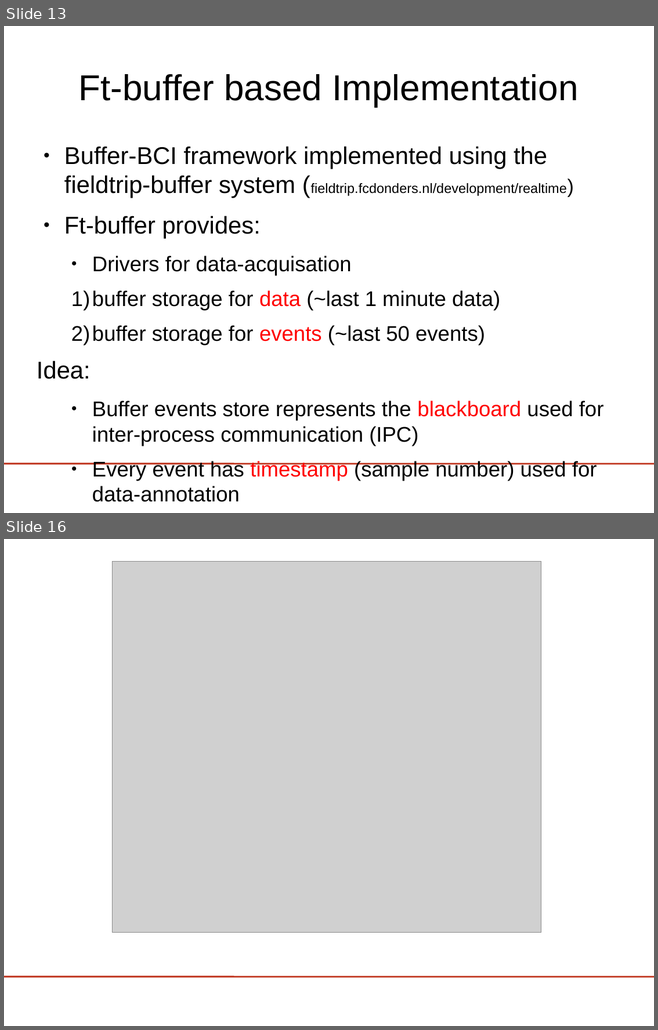
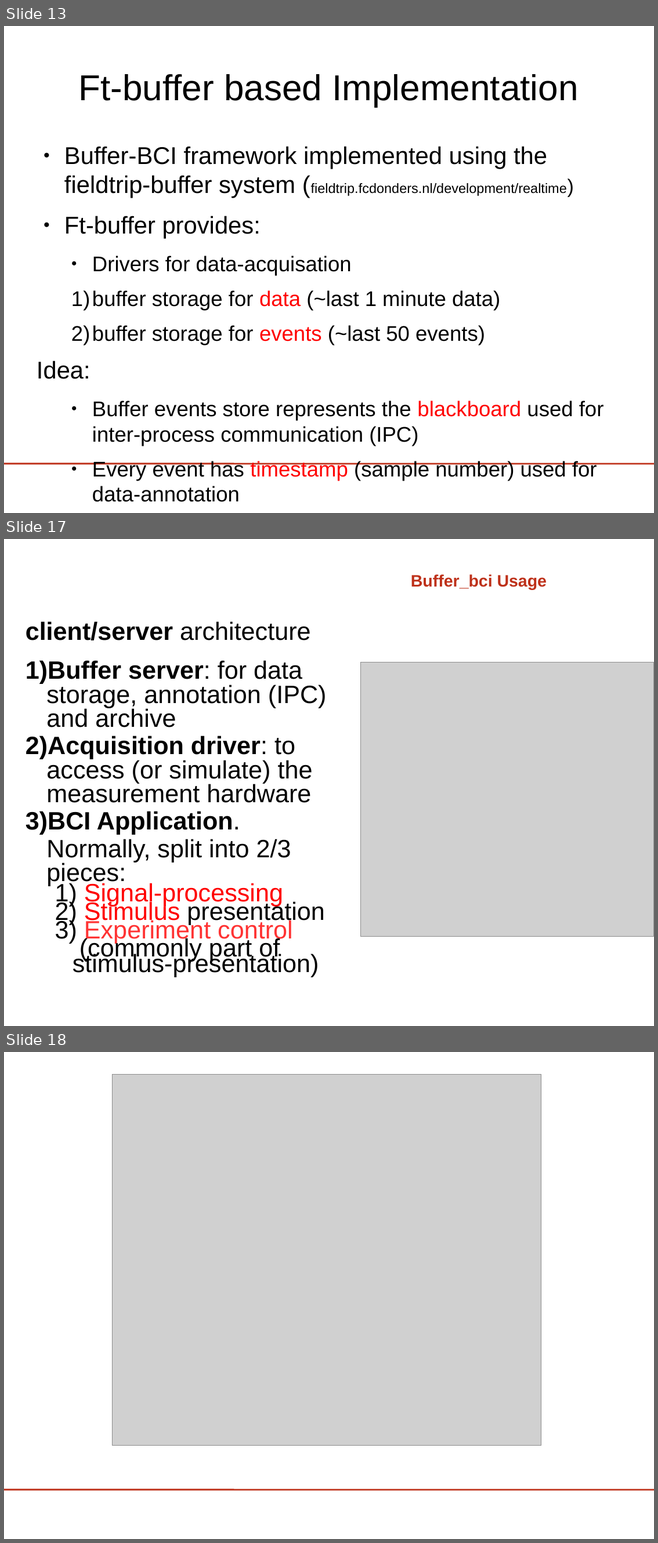
Before and after one commit to phpvdb/buffer_bci, a slide deck: tutorial/lect3-helloworld/HelloWorld_ERPViewer.odp. Shown one above the other, each under a label of ours: slides 13 and 16 before the commit, slides 13, 17 and 18 after it; the slides between them are not shown. The pictures are 658x1030 and 658x1543 pixels, drawn with LibreOffice and Linux fonts; fonts in the diff are those of the drawing; grey boxes stand for pictures; background and template pictures are left out. Boxes give left, top, right and bottom in pixels: in the first picture for what was removed or moved away, otherwise in the second. Text is boxed around its words. In the diff, an @@ line names an element or a change of style, - is before the commit and + after.

```diff
--- a/tutorial/lect3-helloworld/HelloWorld_ERPViewer.odp
+++ b/tutorial/lect3-helloworld/HelloWorld_ERPViewer.odp
@@ slide 17 added at (4,539,654,1026), background picture (left out) @@
@@ title added at (411,574,546,590), 20.2 pt, text #BE311A, bold @@
+Buffer_bci Usage
@@ text added at (25,621,326,977), 30.6 pt, text #000000 @@
+client/server architecture
+1) Buffer server: for data storage, annotation (IPC) and archive
+2) Acquisition driver: to access (or simulate) the measurement hardware
+3) BCI Application.
+Normally, split into 2/3 pieces:
+  1) Signal-processing
+  2) Stimulus presentation
+  3) Experiment control
+  (commonly part of stimulus-presentation)
@@ picture added at (361,662,654,936) @@
@@ what was slide 16 is now slide 18 @@
```
Also in this commit, not shown: 12 slides changed, 11 other slides added, 1 slide removed, 30 other files.
